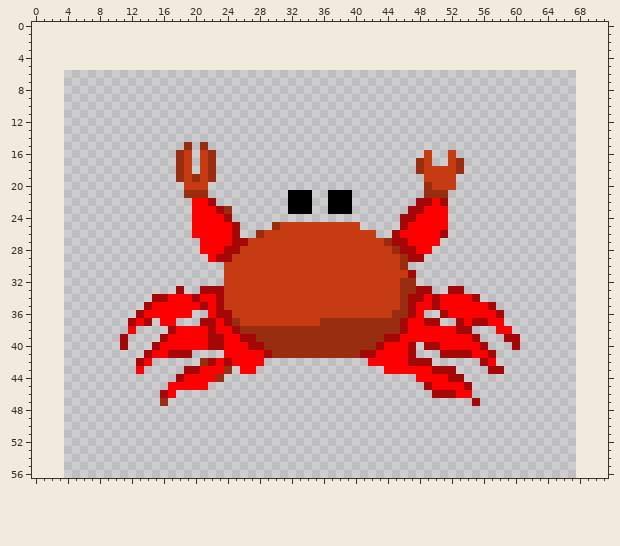
File history of a sprite sheet, Group_ONE_Games/Art/Items/Crab.png. The first picture shows the starting point.
The file is 64x51 pixels. The old version is drawn lined up with the new one, on the new canvas.
And afterwards:
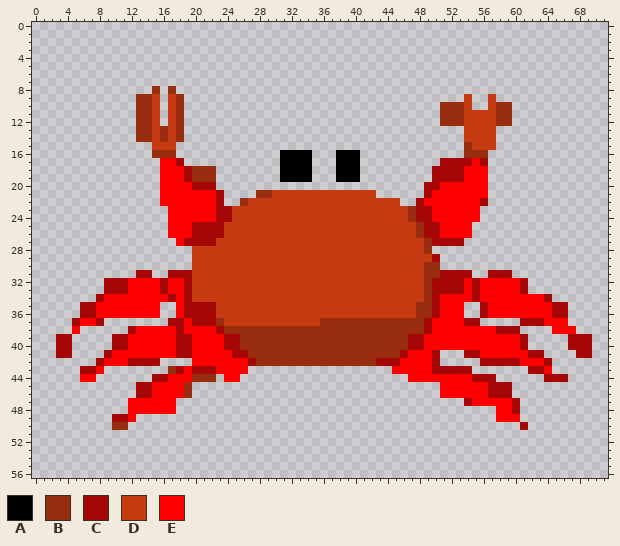
Palette (. is transparent): A #000000  B #982d0f  C #a50707  D #c73b13  E #ff0000
Diff:
canvas 64x51 -> 72x57, the old top-left corner now at 4,6
Changed rows in their new state; - is an unchanged pixel.
first column x 3:
 8 ------------B-B----------------------------------------------------
 9 ----------BBD-DB-----------------------------------D--D------------
10 ----------BBD-DB--------------------------------BBBD--DBB----------
11 ----------BBD-DB--------------------------------BBBDDDDBB----------
12 ----------BBD-DB--------------------------------BBBDDDDBB----------
13 ----------BBDBDB-----------------------------------DDDD------------
14 ----------BBDBDB-----------------------------------DDDD------------
15 ------------DDD-.-.--------------------------------BDDD------------
16 ------------BBB..-..--------AAAA---AAA--------.--.-BBB-------------
17 -------------EEC.-..--------AAAA---AAA-------..-CCCCEC-------------
18 -------------EEECBB---------AAAA---AAA-------..CCCCEEE-------------
19 -------------EEEC-B---------AAAA---AAA--------.CCCCEEE-------------
20 -------------EEEECCC--------------------------CCEEEEEE-------------
21 -------------EEEEEEEC----BBDDDDDDDDDDDDD------CEEEEEEE-------------
22 -------------EEEE--EC--BDDDDDDDDDDDDDDDDDDD---E-EEEEEC-------------
23 --------------EEE----CDDDDDDDDDDDDDDDDDDDDDDB-C--EEEE--------------
24 --------------EEE---C-DDDDDDDDDDDDDDDDDDDDDDBCC--EEEE--------------
25 --------------EEECCCCDDDDDDD----------DDDDDDDBCC-EEE---------------
26 --------------EEECCCCDDDDD--------------DDDDDBCCEEEE---------------
27 ---------------ECCCCDDDD-----------------DDDDDBCCCC----------------
28 -----------------DDDDDD-------------------DDDDB--------------------
29 -----------------DDDDD---------------------DDDDC-------------------
30 -----------------DDDD----------------------DDDBB-------------------
31 ----------CC--CCCDDDD-----------------------DDBBCCCC--CCC----------
32 ------CCCEEEECEECDDDD----------------------DDDBCCCCECEEEEEC--------
33 ------CCCEEEECEECDDDD----------------------DDDBCC--ECEEEEEC--------
34 -----CEEEEEEEEC-CDDDD----------------------DDDB------EEEEEEEEC-----
35 ---CCEEEEEEE-..-CC-CD----------------------DDBB----..CEEEEEEEECC---
36 ---CCEEEEEE--..-CCCCDD--------------------DDDBBCE--..C-EEEEEEECC---
37 --CEEC---...-.CCEC--BDD--------------------BBB-EEEEC-...--CCCEEE---
38 --E------CEEEEEC---ECBB--------------------BBBC---EEEEECCC----EEE--
39 CC-----C-EEEEE-CC--EECCBB----------------BBBCC------EEEEEEC-----CCC
40 CC-----C-EEEE--CC--EECCBBB--------------BBBB-CEE-----EEEEEC-----CCC
41 CC----CEEEEE--E--EEEE-CCBBB-----------BBBBBCEEEC...-C-EEEEECC----CC
42 -----CEEEC-CC----EEE-E--CBBBBBBBBBBBBBBBCCC-EEEC------CCCCEEEC-----
43 ---CCE----.---BCE-CC-EE-.----------------.--------CC--..---CCE-----
44 ---EE-------CCEE-BBB.EE---------------------E----EEECCC------CCC---
45 ----------CCEE--B..---------------------------..---EEECCC----------
46 ----------CCEE-EB------------------------------.EE--EECCC----------
47 ---------EEEEEE------------------------------------CEEEEEC---------
48 ---------EEEEEE----------------------------------------EEC---------
49 -------CCE---------------------------------------------EEE---------
50 -------BB-------------------------------------------------C--------
Where, in picture pixels (left, top, right, bottom), the same in both pictures:
changed: (56, 86, 592, 430)
